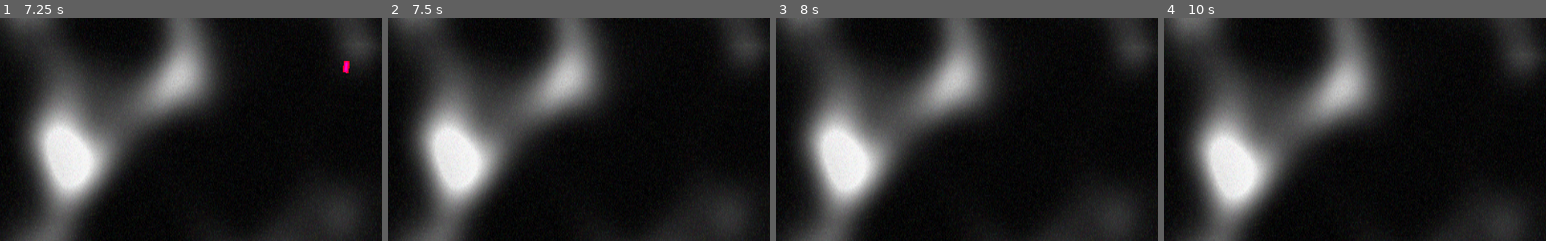
Above: before the commit, frames 1-4 (left to right).
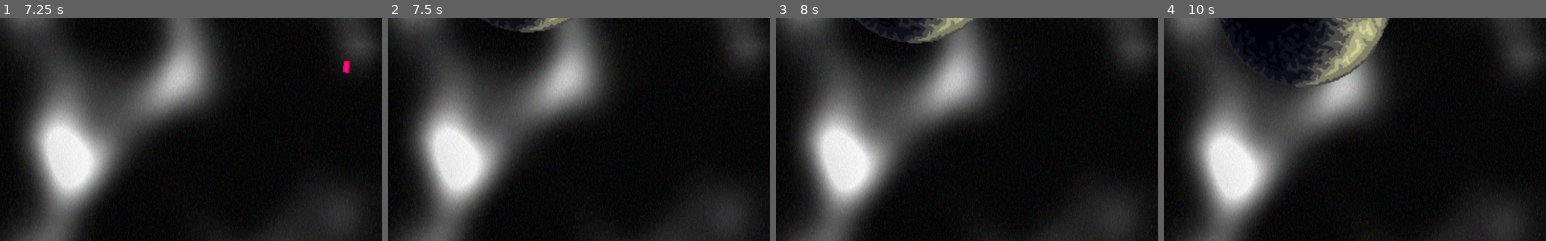
Above: after the commit, the same moments.

Repository: pokeparadox/PoopShoot
Game: Godot game, scene res://World/World.tscn
Same seed, same stepped clock (60 frames per second), same inputs: the game is played once before the commit and once after it.
Inputs:
- Up to frame 1 (7.25 s): tap Enter at 0.5, 2.75, 6.5 s; hold Right (MoveRight) 0.53-1.28 s; hold Space (Shoot) 0.53-1.28 s; hold Down (MoveDown) 1.28-2.03 s; tap Space (Shoot) at 1.35, 2, 2.85, 4.35, 5.85 s; hold Right (MoveRight) 2.03-2.78 s; hold Space (Shoot) 2.03-2.78 s; hold W (MoveUp) 2.78-3.53 s; hold Space (Shoot) 3.53-4.28 s; hold Left (MoveLeft) 3.53-5.03 s; hold Down (MoveDown) 5.03-5.78 s; hold Space (Shoot) 5.03-5.78 s; hold Right (MoveRight) 5.78-6.53 s; hold W (MoveUp) from 6.53 s (still down); hold Space (Shoot) from 6.53 s (still down)
- Up to frame 2 (7.5 s): release W (MoveUp) at 7.28 s; release Space (Shoot) at 7.28 s; hold Right (MoveRight) from 7.28 s (still down); tap Space (Shoot) at 7.35 s
- Up to frame 3 (8 s): keep holding Right (MoveRight)
- Up to frame 4 (10 s): release Right (MoveRight) at 8.03 s; hold Down (MoveDown) 8.03-8.78 s; hold Space (Shoot) 8.03-8.78 s; hold Left (MoveLeft) 8.78-9.53 s; tap Space (Shoot) at 8.85 s; hold W (MoveUp) from 9.53 s (still down); hold Space (Shoot) from 9.53 s (still down)
The pictures show only the part of the screen within x 38-88%, y 0-50%; the shares and areas given below are measured in that part.

Frame 1 is identical in both runs. In frame 2, 0.7% of the frame differs, in the area x 24-48%, y 0-7%; in frame 3, 1.6%; in frame 4, 3.1%, in the area x 15-59%, y 0-31%.

Commit message:
Added Planets
-Planets will scroll by.
- Randomly placed at top of screen.
- They scroll by slightly faster than the background as they are much
closer.
-Currently tied to number of shots for testing.

Diff:
--- a/Planet/Planet.gd
+++ b/Planet/Planet.gd
@@ -1,7 +1,15 @@
 extends Sprite
 
+const SCROLL_SPEED: int = 10
+
 func _ready():
-	var pos = Resolution.GetResolution()
-	pos.x = pos.x  * randf()
-	pos.y = pos.y * randf()
-	set_position(pos)
+	Random.SetLimits(0.1,2.0)
+	var s := Random.NextFloat()
+	scale = Vector2(s,s)
+
+func _physics_process(delta: float) -> void:
+	global_position.y += delta * SCROLL_SPEED * (scale.y + Random.NextFloat())
+
+
+func _on_VisibilityNotifier2D_screen_exited() -> void:
+	queue_free()
--- a/Planet/Planet.tscn
+++ b/Planet/Planet.tscn
@@ -6,3 +6,9 @@
 [node name="Planet" type="Sprite"]
 texture = ExtResource( 2 )
 script = ExtResource( 3 )
+
+[node name="VisibilityNotifier2D" type="VisibilityNotifier2D" parent="."]
+position = Vector2( -0.499998, -5.96046e-07 )
+scale = Vector2( 6.25, 6.1 )
+
+[connection signal="screen_exited" from="VisibilityNotifier2D" to="." method="_on_VisibilityNotifier2D_screen_exited"]
--- a/Utils/Random.gd
+++ b/Utils/Random.gd
@@ -7,19 +7,25 @@
 	MaxValue = maxV
 	MinValue = minV
 
-func QuickNextInt(minV, maxV):
+func QuickNextInt(minV, maxV) -> int:
 	return randi()%(int(maxV)+1)+int(minV)
 
-func NextInt():
+func NextInt() -> int:
 	return QuickNextInt(MinValue, MaxValue)
 
-func NextBool():
+func NextBool() -> bool:
 	var val = QuickNextInt(0,1)
 	if val == 1:
 		return true
 	else:
 		return false
 
+func QuickNextFloat(minV, maxV) -> float:
+	return rand_range(minV,maxV)
+
+func NextFloat() -> float:
+	return QuickNextFloat(MinValue, MaxValue)
+
 func _ready():
 	# Called every time the node is added to the scene.
 	# Initialization here
--- /dev/null
+++ b/World/PlanetManager.gd
@@ -0,0 +1,23 @@
+extends Node
+
+var Planet = preload("res://Planet/Planet.tscn")
+var AngleToVectorLookup = {}
+var ShotCount: int = 0
+# Called when the node enters the scene tree for the first time.
+func _ready() -> void:
+	# TODO fire all angles on init and then delete the shots immediately to cache the vectors to the dictionary before playing
+	pass
+
+func GetHeadingVec(heading: float) -> Vector2:
+	if(not AngleToVectorLookup.has(heading)):
+		var rad = deg2rad(heading)
+		AngleToVectorLookup[heading] = -Vector2(2*sin(-rad), cos(rad))
+	return AngleToVectorLookup[heading]
+
+func _on_Rocket_PlayerShotEvent(playerPos, playerHeading) -> void:
+	ShotCount += 1
+	if(ShotCount > 10):
+		ShotCount = 0
+		var p = Planet.instance()
+		p.global_position = Vector2(Random.QuickNextInt(0, Resolution.GetWidth()),-100)
+		add_child(p)
--- a/World/World.tscn
+++ b/World/World.tscn
@@ -1,9 +1,10 @@
-[gd_scene load_steps=6 format=2]
+[gd_scene load_steps=7 format=2]
 
 [ext_resource path="res://Rocket/Rocket.tscn" type="PackedScene" id=1]
 [ext_resource path="res://World/background.png" type="Texture" id=2]
 [ext_resource path="res://World/Background.gd" type="Script" id=3]
 [ext_resource path="res://World/PlayerShotManager.gd" type="Script" id=4]
+[ext_resource path="res://World/PlanetManager.gd" type="Script" id=5]
 
 [sub_resource type="RectangleShape2D" id=1]
 extents = Vector2( 512, 300 )
@@ -25,6 +26,9 @@
 [node name="PlayerShotManager" type="Node" parent="."]
 script = ExtResource( 4 )
 
+[node name="PlanetManager" type="Node" parent="."]
+script = ExtResource( 5 )
+
 [node name="Rocket" parent="." instance=ExtResource( 1 )]
 position = Vector2( 506, 546 )
 
@@ -33,3 +37,4 @@
 shape = SubResource( 1 )
 
 [connection signal="PlayerShotEvent" from="Rocket" to="PlayerShotManager" method="_on_Rocket_PlayerShotEvent"]
+[connection signal="PlayerShotEvent" from="Rocket" to="PlanetManager" method="_on_Rocket_PlayerShotEvent"]
